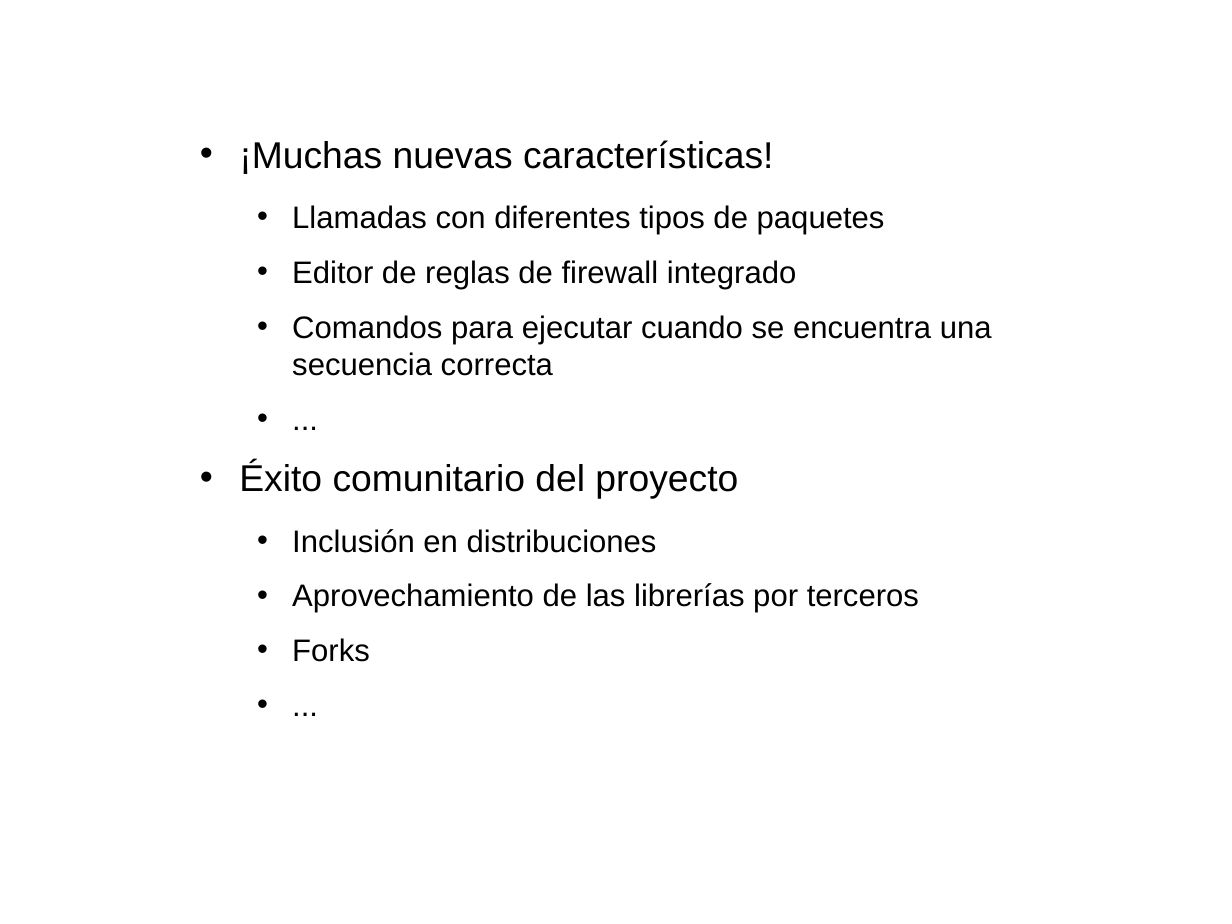
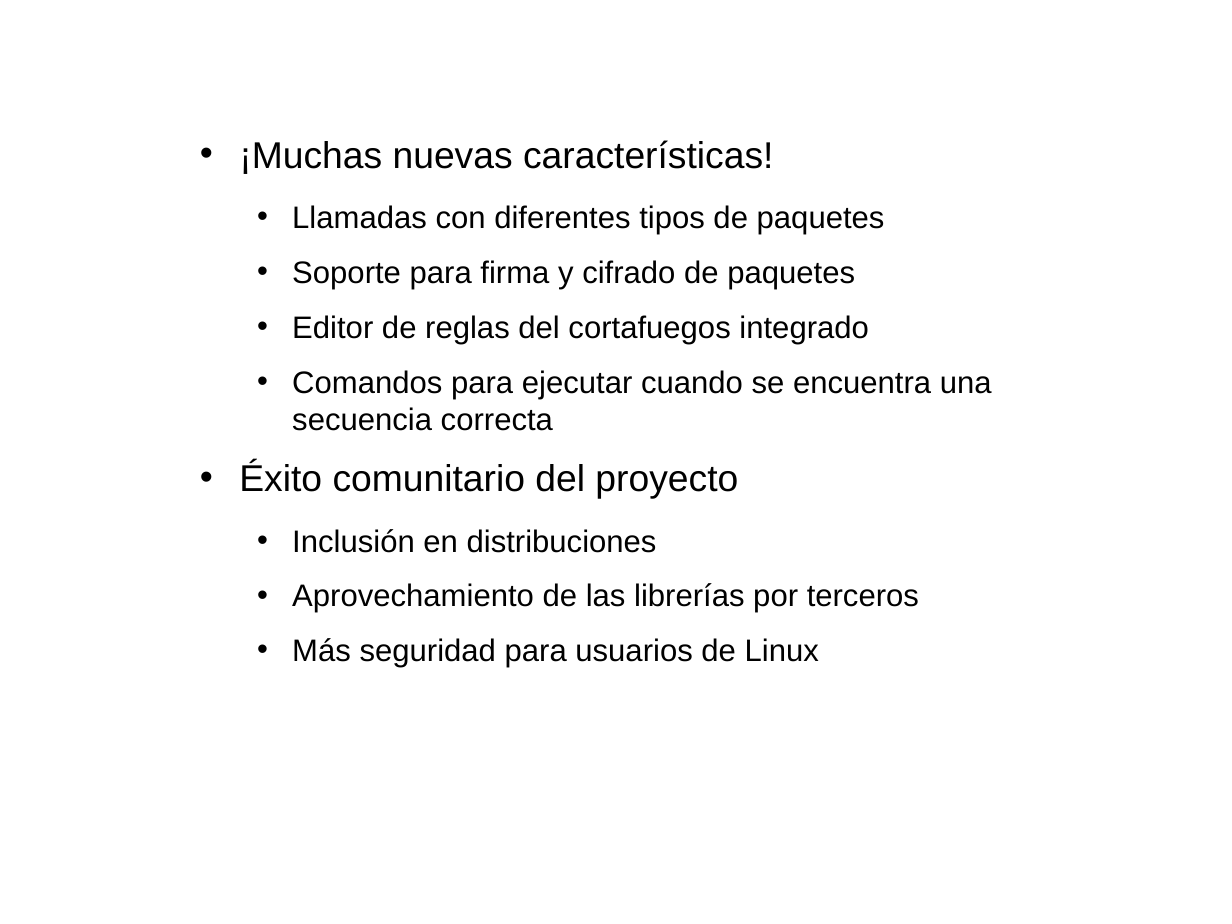
Before and after one commit to mangelp/sharpknocking, a slide deck: slide 7 of Doc/sharpknocking.odp. Drawn at 1232x924 pixels with LibreOffice and Linux fonts; fonts in the diff are those of the drawing; background and template pictures are left out. Boxes give left, top, right and bottom in pixels: in the first picture for what was removed or moved away, otherwise in the second. Text is boxed around its words. In the diff, an @@ line names an element or a change of style, - is before the commit and + after.

Commit message:
· More changes to presentation

```diff
--- a/Doc/sharpknocking.odp
+++ b/Doc/sharpknocking.odp
@@ text at <box>239,140,992,668</box>: paragraph removed @@
-  • ...
@@ text at <box>292,260,869,344</box>: text changed @@
-  • Editor de reglas de firewall integrado
+  • Soporte para firma y cifrado de paquetes
+  • Editor de reglas del cortafuegos integrado
@@ text at <box>292,638,819,668</box>: text changed @@
-  • Forks
-  • ...
+  • Más seguridad para usuarios de Linux
```
Also in this commit, not shown: 3 other slides changed.
